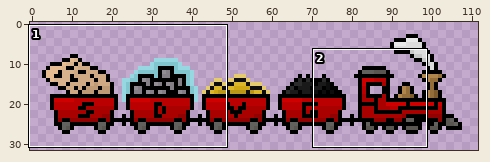
Pixel-art file -- plat-eth/public/images/train.aseprite. The first picture is a wide view before the edit; the outline marks the close-up.
Close-up. Before:
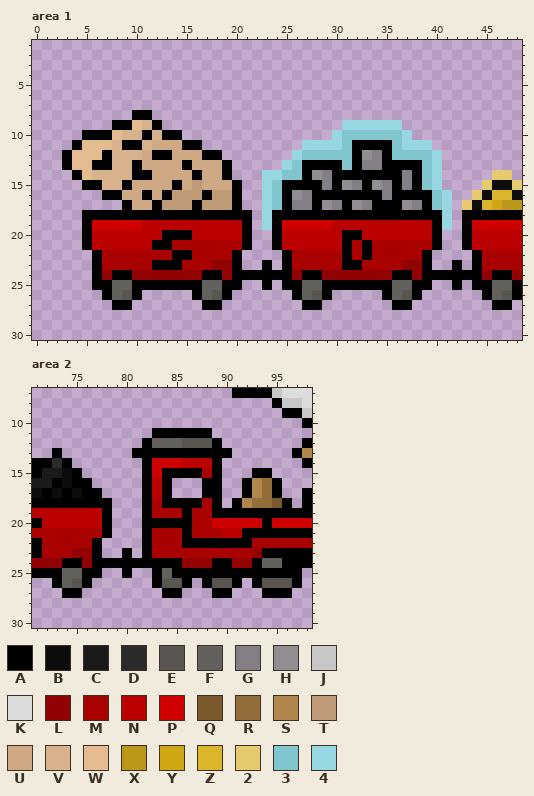
128x32 pixels, 1 frame. Shown: area 1: x 0..48, y 1..30; area 2: x 71..98, y 7..30. The old version is drawn lined up with the new one. The wide view leaves out empty margins.
Palette (. is transparent): A #000000  B #0d0d0d  C #1a1a1a  D #2b2b2b  E #595652  F #63615e  G #847e87  H #918d93  J #c7c7c7  K #dcdcdc  L #930202  M #a90000  N #ba0000  P #cf0000  Q #7d5a2c  R #936d3a  S #b1864d  T #be9a77  U #cfa984  V #d8b28d  W #e5bb92  X #ba9718  Y #cfa715  Z #dcb62a  2 #e5cb6e  3 #81c5cf  4 #96d7e1
Pixels before, area 1, first column x 3:
 8 .......AA.....................................
 9 .....AAWVA..................444444............
10 ..AAAWVVAVAA...............43333334...........
11 .AWWWVAAVUUUAA..........44443AAAA3444.........
12 AWWWAVVVUAAUUUAA.......433333AHGA33334........
13 AWWAAVVAUUUUAUUUA.....43AAAA3AGGAAAA34........
14 .AWVVVVAAUUUUAUUA...4433AHGAAAAAAAGA34.....22.
15 ..AAVVAUUUUAUTUUUA..43AAAAGAHGAHGAGA34....2BB2
16 ....AAUUAUATTTATTA..43AHGAAAAAAAGAAAA34..2BZZB
17 ......AUUATTTATTTA..43AGGAHGAHGAAAHGA34.2BZYXX
18 ..AAAAAAAAAAAAAAAAA.4AAAAAAAAAAAAAAAAA4.AAAAAA
19 ..APPPPPNNNNNNNNNNA.4APPPPPNNNNNNNNNNA4.APPPPP
20 ..ANNNNNNNAAANNNNNA..ANNNNNNAANNNNNNNA..ANNNNN
21 ..ANNNNNNAAMMMMMMMA..ANNNNNNAMAMMMMMMA..ANNNNN
22 ...AMMMMMMMAAMMMMA....AMMMMMAMAMMMMMA....AMMMM
23 ...AMMMMMAAAMMMLLA..A.AMMMMMAAMMMMLLA..A.AMMMM
24 ...ALAALLLLLLLAALAAAAAALAALLLLLLLAALAAAAAALAAL
25 ...AAFFAAAAAAAFFAA..A.AAFFAAAAAAAFFAA..A.AAFFA
26 ....AFEA.....AFEA......AFEA.....AFEA......AFEA
27 .....AA.......AA........AA.......AA........AA.
Pixels before, area 2, first column x 71:
 7 ....................AAAAJKKK
 8 ........................AJJK
 9 .........................AAJ
10 ...........................A
11 ............AAAAAA..........
12 ...........AFFFEEEA........A
13 ..A.......AAAAAAAAAA......AS
14 AADA.......APPPNNNA........A
15 ACCBA......APAAAAMA...AA....
16 CCABAA.....ANA...AA..ASRA...
17 BABABAA....ANA...AA..ASRA..A
18 AAAAAAAA...AMAAAAMA.ASRRQA.A
19 NNNNNNNA...AMMMAMMAAAAAAAAAA
20 ANNNNNNA...AAAAAMMPPPPPAPPPP
21 MMMMMMMA...AMMMAMMMNNAAAAAAA
22 AMMMMMA....AMMMAAAAAAAMMMMMM
23 AMMMLLA..A.AMMMMMMMMMMLAAAAA
24 LLLAALAAAAAAAAALLLAALLAFFAAA
25 AAAFFAA..A..AFAAAAAAAAAAAAA.
26 ..AFEA......AEEA.AEEA.AEEEA.
27 ...AA........AA...AA...AAA..
The result:
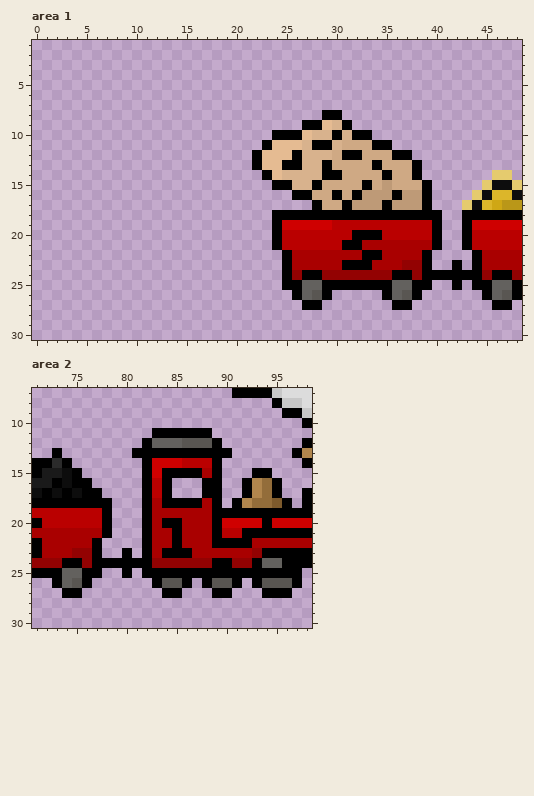
The exact change:
whole drawing moved by -8,+1 (the old picture is shown already moved)
Changed rows in their new state; - is an unchanged pixel.
Area 1:
first column x 3:
 8 -------..-----------------AA-----------
 9 -----.....--------------AAWVA.....-----
10 --..........---------AAAWVVAVAA....----
11 -.............------AWWWVAAVUUU--....--
12 ................---AWWWAVVVUA-UUUAA...-
13 .................--AWWAAVV-UUUUAUUU-..-
14 -................---AWVVVVA-UUUU-UU-..-
15 --................--.A-VV-UUUU-UTUUUA.-
16 ----..............--...AAUU-U-TTT-TT-..
17 ------............--.....-UU-TTT-TTT-..
18 --.................-.-----------------.
19 --.................-.-----------------.
20 --.................---------N-AA-------
21 --.................----------AM--------
22 ---...............----------M--A-------
23 ---...............--.---------A--------
24 ---...................-----------------
25 ---...............--.------------------
26 ----....-----....----------------------
27 -----..-------..-----------------------
Area 2:
first column x 82:
19 ----M---
20 -M--M--A
21 ---AM--A
22 ---AMMM-
23 --AAA---
24 -LLL----
25 A-A-----
